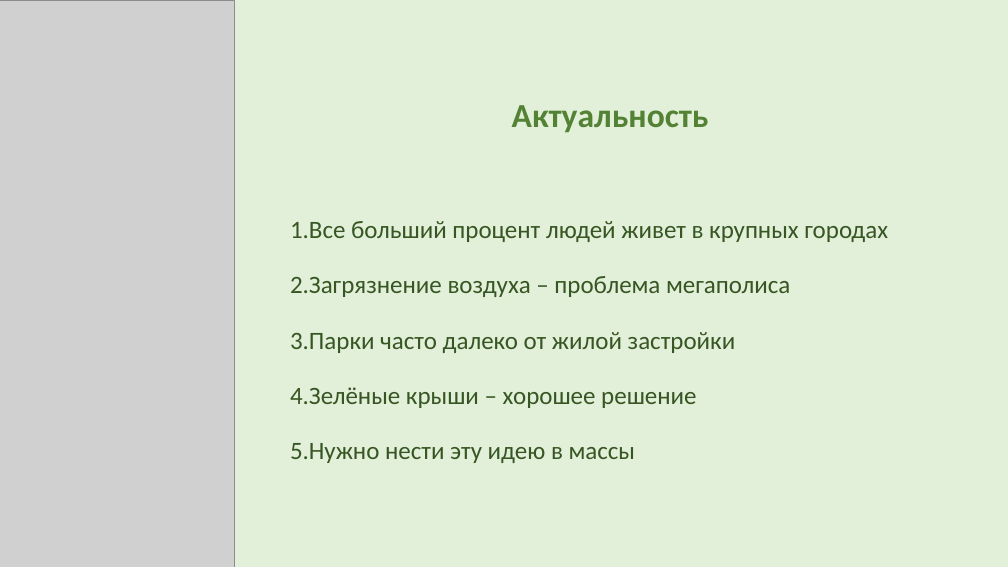
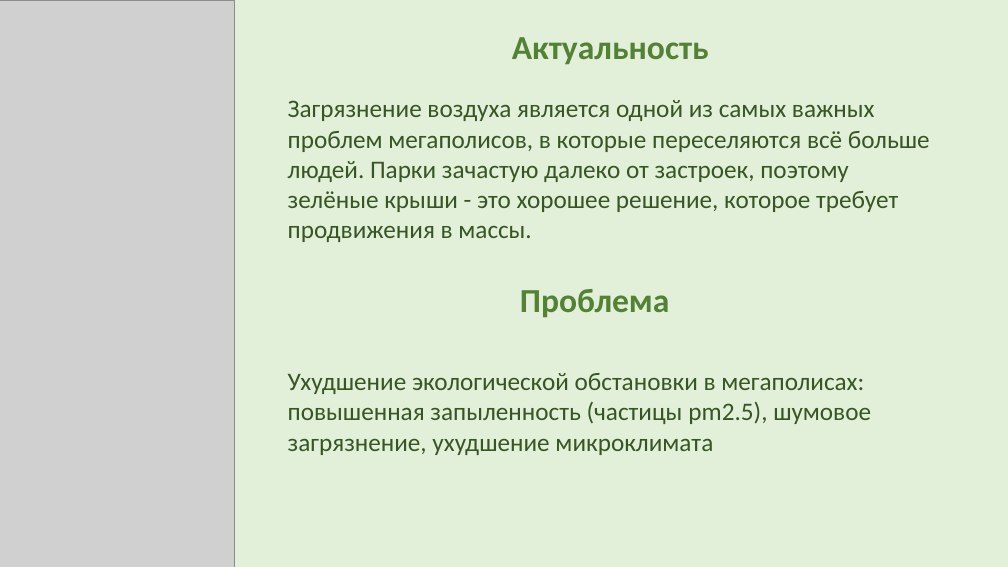
Before and after one commit to AkulinaDN/RoofPark, a slide deck: slide 2 of 10б Неумойчева презентация.pptm. Drawn at 1008x567 pixels with LibreOffice and Linux fonts; fonts in the diff are those of the drawing; grey boxes stand for pictures. Boxes give left, top, right and bottom in pixels: in the first picture for what was removed or moved away, otherwise in the second. Text is boxed around its words. In the diff, an @@ line names an element or a change of style, - is before the commit and + after.

```diff
--- a/10б Неумойчева презентация.pptm
+++ b/10б Неумойчева презентация.pptm
@@ title "Актуальность": place and size @@
-title "Актуальность" at [512,105,709,133]
+title "Актуальность" at [512,37,709,65]
@@ text at [288,100,930,242]: text changed; size 23.8 to 24 pt @@
-1.Все больший процент людей живет в крупных городах
-2.Загрязнение воздуха – проблема мегаполиса
-3.Парки часто далеко от жилой застройки
-4.Зелёные крыши – хорошее решение
-5.Нужно нести эту идею в массы
+Загрязнение воздуха является одной из самых важных проблем мегаполисов, в которые переселяются всё больше людей. Парки зачастую далеко от застроек, поэтому зелёные крыши - это хорошее решение, которое требует продвижения в массы.
@@ text added at [520,289,669,318], 32 pt, text #548235, bold @@
+Проблема
@@ text added at [288,373,871,455], 24 pt, text #375623 @@
+Ухудшение экологической обстановки в мегаполисах: повышенная запыленность (частицы pm2.5), шумовое загрязнение, ухудшение микроклимата
```
Also in this commit, not shown: 4 other slides changed, 1 slide added, 2 other files.
